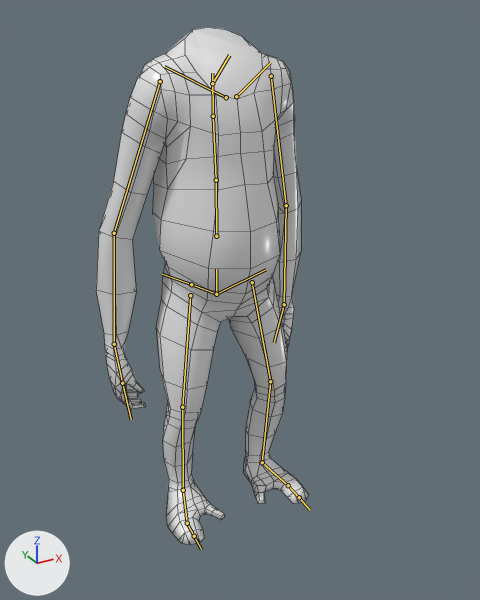
The FBX model Assets/Animations/PlayerAnimations/walk.fbx: old version first, new version second.
The view is the same before and after, from a 50 mm lens placed at (-0.726, -1.406, 1.307), pointed at (0.022, -0.047, 0.627). The lights are fixed; the arrows at lower left show +X, +Y and +Z. The first picture is the older version. Both versions are drawn at frame 1 of the action 'metarig|Walk'; the numbers are the values there. The bones that change, and the others that lie on the model, are drawn over the model as lines. Mesh edges are drawn as thin lines.

Objects in the first picture: 'chimp'.
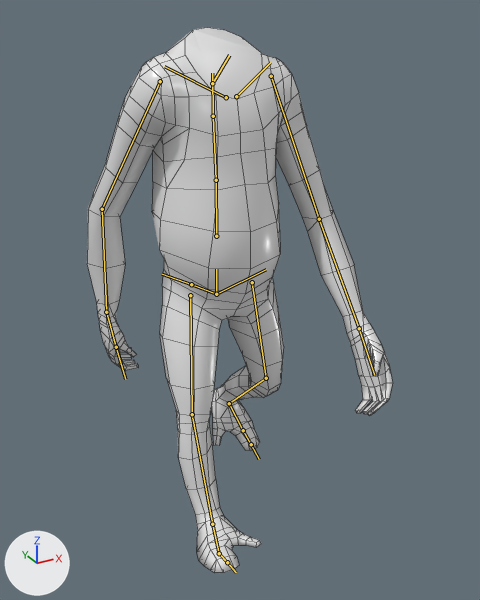
Where the change shows, as pixel boxes [x1, y1, x2, y2] in the pictures (480 x 600 px):
```json
{"object": "chimp", "change": "posed", "before": [96, 27, 309, 545], "after": [87, 27, 393, 573], "on screen": "43% wider"}
{"bone": "upper_arm.L", "before": "(271, 76) to (286, 205)", "after": "(271, 76) to (319, 219)"}
{"bone": "forearm.L", "before": "(286, 205) to (284, 304)", "after": "(319, 219) to (359, 328)"}
{"bone": "hand.L", "before": "(284, 304) to (274, 342)", "after": "(359, 328) to (374, 375)"}
{"bone": "upper_arm.R", "before": "(160, 81) to (114, 233)", "after": "(160, 81) to (102, 209)"}
{"bone": "forearm.R", "before": "(114, 233) to (114, 344)", "after": "(102, 209) to (106, 312)"}
{"bone": "thigh.L", "before": "(252, 282) to (270, 381)", "after": "(252, 282) to (266, 378)"}
{"bone": "shin.L", "before": "(270, 381) to (262, 462)", "after": "(266, 378) to (229, 403)"}
{"bone": "foot.L", "before": "(262, 462) to (288, 485)", "after": "(229, 403) to (243, 430)"}
{"bone": "toe.L", "before": "(288, 485) to (299, 497)", "after": "(243, 430) to (251, 444)"}
{"bone": "thigh.R", "before": "(190, 295) to (182, 407)", "after": "(190, 295) to (192, 414)"}
{"bone": "shin.R", "before": "(182, 407) to (183, 490)", "after": "(192, 414) to (212, 524)"}
{"bone": "foot.R", "before": "(183, 490) to (187, 523)", "after": "(212, 524) to (219, 553)"}
```

Scene script edits in JSON lines:
```json
{"block": "bone_upper_arm_l", "where": "bone_upper_arm_l = bpy.data.objects['metarig'].pose.bones['upper_arm.L']  # child of 'shoulder.L'"}
{"op": "set", "path": "bone_upper_arm_l.rotation_quaternion", "old": "(0.998, -0.001, 0.011, -0.059)", "new": "(0.976, 0.193, -0.067, -0.08)", "note": "degrees (0, 1, -7) -> degrees (23, -6, -11)"}
{"block": "bone_forearm_l", "where": "bone_forearm_l = bpy.data.objects['metarig'].pose.bones['forearm.L']  # child of 'upper_arm.L'"}
{"op": "set", "path": "bone_forearm_l.rotation_quaternion", "old": "(0.983, 0.036, -0.025, -0.177)", "new": "(0.984, 0.112, -0.038, -0.136)", "note": "degrees (5, -2, -20) -> degrees (13, -3, -16)"}
{"block": "bone_hand_l", "where": "bone_hand_l = bpy.data.objects['metarig'].pose.bones['hand.L']  # child of 'forearm.L'"}
{"op": "set", "path": "bone_hand_l.rotation_quaternion", "old": "(0.988, -0.021, 0.149, -0.028)", "new": "(0.987, 0.08, 0.136, -0.019)", "note": "degrees (-3, 17, -4) -> degrees (9, 16, -1)"}
{"block": "bone_upper_arm_r", "where": "bone_upper_arm_r = bpy.data.objects['metarig'].pose.bones['upper_arm.R']  # child of 'shoulder.R'"}
{"op": "set", "path": "bone_upper_arm_r.rotation_quaternion", "old": "(0.999, 0.006, -0.001, 0.053)", "new": "(0.989, -0.13, -0.057, 0.04)", "note": "degrees (1, 0, 6) -> degrees (-15, -6, 5)"}
{"block": "bone_forearm_r", "where": "bone_forearm_r = bpy.data.objects['metarig'].pose.bones['forearm.R']  # child of 'upper_arm.R'"}
{"op": "set", "path": "bone_forearm_r.rotation_quaternion", "old": "(0.988, 0.021, 0.016, 0.155)", "new": "(0.979, 0.119, 0.042, 0.158)", "note": "degrees (3, 1, 18) -> degrees (14, 3, 19)"}
{"block": "bone_thigh_l", "where": "bone_thigh_l = bpy.data.objects['metarig'].pose.bones['thigh.L']  # child of 'spine'"}
{"op": "set", "path": "bone_thigh_l.rotation_quaternion", "old": "(1.0, 0.0, 0.0, 0.0)", "new": "(0.999, 0.043, 0.007, 0.0)", "note": "degrees (0, 0, 0) -> degrees (5, 1, 0)"}
{"block": "bone_shin_l", "where": "bone_shin_l = bpy.data.objects['metarig'].pose.bones['shin.L']  # child of 'thigh.L'"}
{"op": "set", "path": "bone_shin_l.rotation_quaternion", "old": "(1.0, 0.0, 0.0, 0.0)", "new": "(0.952, 0.305, -0.005, -0.001)", "note": "degrees (0, 0, 0) -> degrees (36, 0, 0)"}
{"block": "bone_foot_l", "where": "bone_foot_l = bpy.data.objects['metarig'].pose.bones['foot.L']  # child of 'shin.L'"}
{"op": "set", "path": "bone_foot_l.rotation_quaternion", "old": "(1.0, 0.0, 0.0, 0.0)", "new": "(0.995, 0.098, 0.032, -0.007)", "note": "degrees (0, 0, 0) -> degrees (11, 4, 0)"}
{"block": "bone_toe_l", "where": "bone_toe_l = bpy.data.objects['metarig'].pose.bones['toe.L']  # child of 'foot.L'"}
{"op": "set", "path": "bone_toe_l.rotation_quaternion", "old": "(1.0, 0.0, 0.0, 0.0)", "new": "(0.97, 0.241, -0.016, 0.0)", "note": "degrees (0, 0, 0) -> degrees (28, -2, 0)"}
{"block": "bone_thigh_r", "where": "bone_thigh_r = bpy.data.objects['metarig'].pose.bones['thigh.R']  # child of 'spine'"}
{"op": "set", "path": "bone_thigh_r.rotation_quaternion", "old": "(1.0, 0.0, 0.0, 0.0)", "new": "(0.995, -0.102, 0.016, 0.0)", "note": "degrees (0, 0, 0) -> degrees (-12, 2, 0)"}
{"block": "bone_shin_r", "where": "bone_shin_r = bpy.data.objects['metarig'].pose.bones['shin.R']  # child of 'thigh.R'"}
{"op": "set", "path": "bone_shin_r.rotation_quaternion", "old": "(1.0, 0.0, 0.0, 0.0)", "new": "(0.993, -0.114, -0.002, 0.0)", "note": "degrees (0, 0, 0) -> degrees (-13, 0, 0)"}
{"block": "bone_foot_r", "where": "bone_foot_r = bpy.data.objects['metarig'].pose.bones['foot.R']  # child of 'shin.R'"}
{"op": "set", "path": "bone_foot_r.rotation_quaternion", "old": "(1.0, 0.0, 0.0, 0.0)", "new": "(0.998, 0.055, -0.018, 0.004)", "note": "degrees (0, 0, 0) -> degrees (6, -2, 0)"}
```
